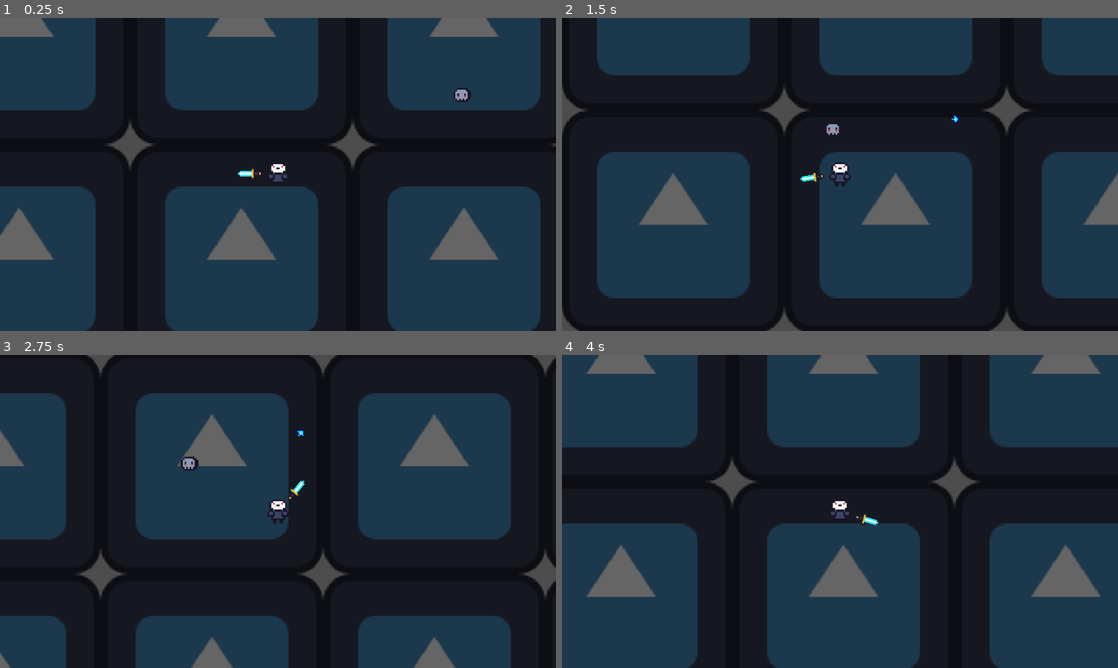
Above: before the commit, frames 1-4 (two rows, left to right).
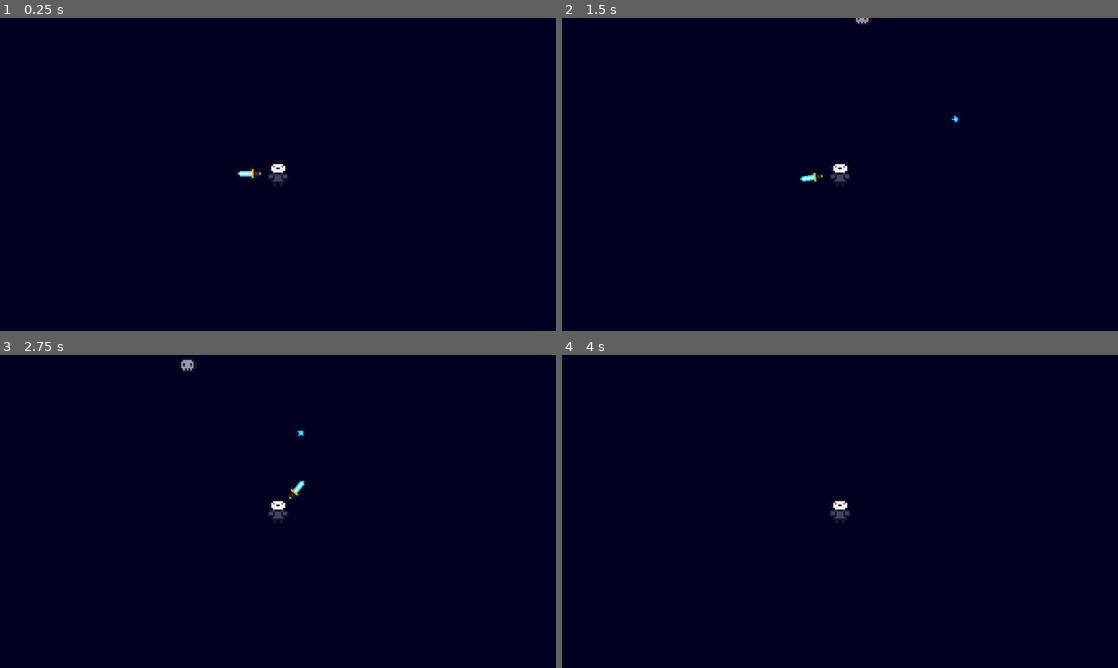
Above: after the commit, the same moments.

Repository: hanssantos02/the-under-forge
Game: Godot game, scene res://scenes/main.tscn
The game is run twice, just before and just after one commit, with the same random seed, the same clock (stepped at 60 frames per second) and the same inputs. The engine's default icon, where the game draws it, is replaced by a stand-in: a white triangle on a blue panel in a dark square.
Inputs (mouse positions are in pixels of both pictures, inside the frame that each line leads up to):
- Up to frame 1 (0.25 s): no input
- Up to frame 2 (1.5 s): tap Enter (ui_accept) at 0.5, 0.77 s; move the mouse to (962, 158) at 0.52 s; hold D (move_right) 0.53-1.28 s; move the mouse to (728, 190) at 1.27 s; hold S (move_down) from 1.28 s (still down)
- Up to frame 3 (2.75 s): tap Enter (ui_accept) at 1.52 s; move the mouse to (333, 442) at 2.02 s; release S (move_down) at 2.03 s; hold D (move_right) from 2.03 s (still down)
- Up to frame 4 (4 s): move the mouse to (812, 574) at 2.77 s; release D (move_right) at 2.78 s; hold W (move_up) 2.78-3.53 s; tap Enter (ui_accept) at 3.02, 3.77 s; move the mouse to (1006, 558) at 3.52 s; hold A (move_left) from 3.53 s (still down)

The runs differ from the first frame. In frame 1, 55% of the frame differs, in the area x 0-100%, y 0-100%; in frame 2, 46%; in frame 3, 44%; in frame 4, 58%.

Commit message:
Implement enemy spawner

Diff:
--- a/scenes/main.tscn
+++ b/scenes/main.tscn
@@ -1,28 +1,41 @@
 [gd_scene format=3 uid="uid://b1536t62x2o2k"]
 
-[ext_resource type="Texture2D" uid="uid://dem2ydqo5iv0" path="res://icon.svg" id="1_0wfyh"]
 [ext_resource type="Script" uid="uid://bbfyorl02mg2e" path="res://scripts/main.gd" id="1_jyhfs"]
 [ext_resource type="PackedScene" uid="uid://bus5h20b6uhui" path="res://scenes/player.tscn" id="2_sugp2"]
 [ext_resource type="PackedScene" uid="uid://cdx7kghw88chw" path="res://scenes/enemy.tscn" id="3_sugp2"]
 
+[sub_resource type="Curve2D" id="Curve2D_sugp2"]
+_data = {
+"points": PackedVector2Array(0, 0, 0, 0, 77, 79, 0, 0, 0, 0, 397, 79, 0, 0, 0, 0, 396, 259, 0, 0, 0, 0, 76, 259, 0, 0, 0, 0, 77, 79, 0, 0, 0, 0, 77, 79, 0, 0, 0, 0, 77, 79)
+}
+point_count = 7
+
 [node name="Main" type="Node2D" unique_id=1984651099]
 script = ExtResource("1_jyhfs")
 player_scene = ExtResource("2_sugp2")
+enemy_scene = ExtResource("3_sugp2")
 
-[node name="TextureRect" type="TextureRect" parent="." unique_id=814961554]
+[node name="Background" type="ColorRect" parent="." unique_id=53272879]
 modulate = Color(0.39688927, 0.39688927, 0.39688924, 1)
 offset_left = -1000.0
 offset_top = -1000.0
 offset_right = 1000.0
 offset_bottom = 1000.0
-texture = ExtResource("1_0wfyh")
-expand_mode = 1
-stretch_mode = 1
+color = Color(0, 0, 0.32156864, 1)
 
 [node name="Player" parent="." unique_id=1062722222 groups=["player"] instance=ExtResource("2_sugp2")]
 position = Vector2(237, 169)
 
-[node name="Enemy" parent="." unique_id=106604056 groups=["enemy"] instance=ExtResource("3_sugp2")]
-position = Vector2(354, 122)
+[node name="SpawnTimer" type="Timer" parent="." unique_id=1967817791]
+autostart = true
+
+[node name="SpawnPath" type="Path2D" parent="." unique_id=1723963146]
+position = Vector2(-0.47351837, 0)
+scale = Vector2(1.0062305, 1)
+curve = SubResource("Curve2D_sugp2")
+
+[node name="SpawnLocation" type="PathFollow2D" parent="SpawnPath" unique_id=1979444003]
+position = Vector2(77, 79)
 
 [connection signal="tree_exited" from="Player" to="." method="_on_player_died"]
+[connection signal="timeout" from="SpawnTimer" to="." method="_on_spawn_timer_timeout"]
--- a/scripts/main.gd
+++ b/scripts/main.gd
@@ -1,6 +1,8 @@
 extends Node2D
 
 @export var player_scene: PackedScene
+@export var enemy_scene: PackedScene
+@onready var spawn_location: PathFollow2D = $SpawnPath/SpawnLocation
 var is_respawning: bool = false
 
 func _on_player_died() -> void:
@@ -15,3 +17,11 @@
 		get_tree().current_scene.add_child(player)
 		player.add_to_group("player")
 		player.tree_exited.connect(_on_player_died)
+
+func _on_spawn_timer_timeout() -> void:
+	var spawn = randf_range(0.0, 1.0)
+	spawn_location.progress_ratio = spawn
+	var new_enemy = enemy_scene.instantiate()
+	new_enemy.global_position = spawn_location.global_position
+	get_tree().current_scene.add_child(new_enemy)
+	new_enemy.add_to_group("enemy")
